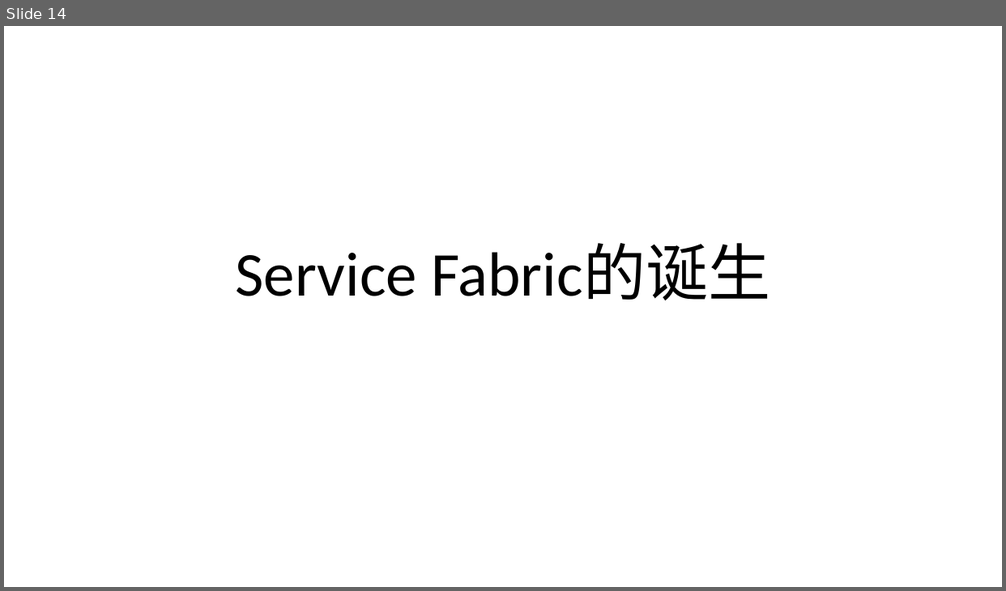
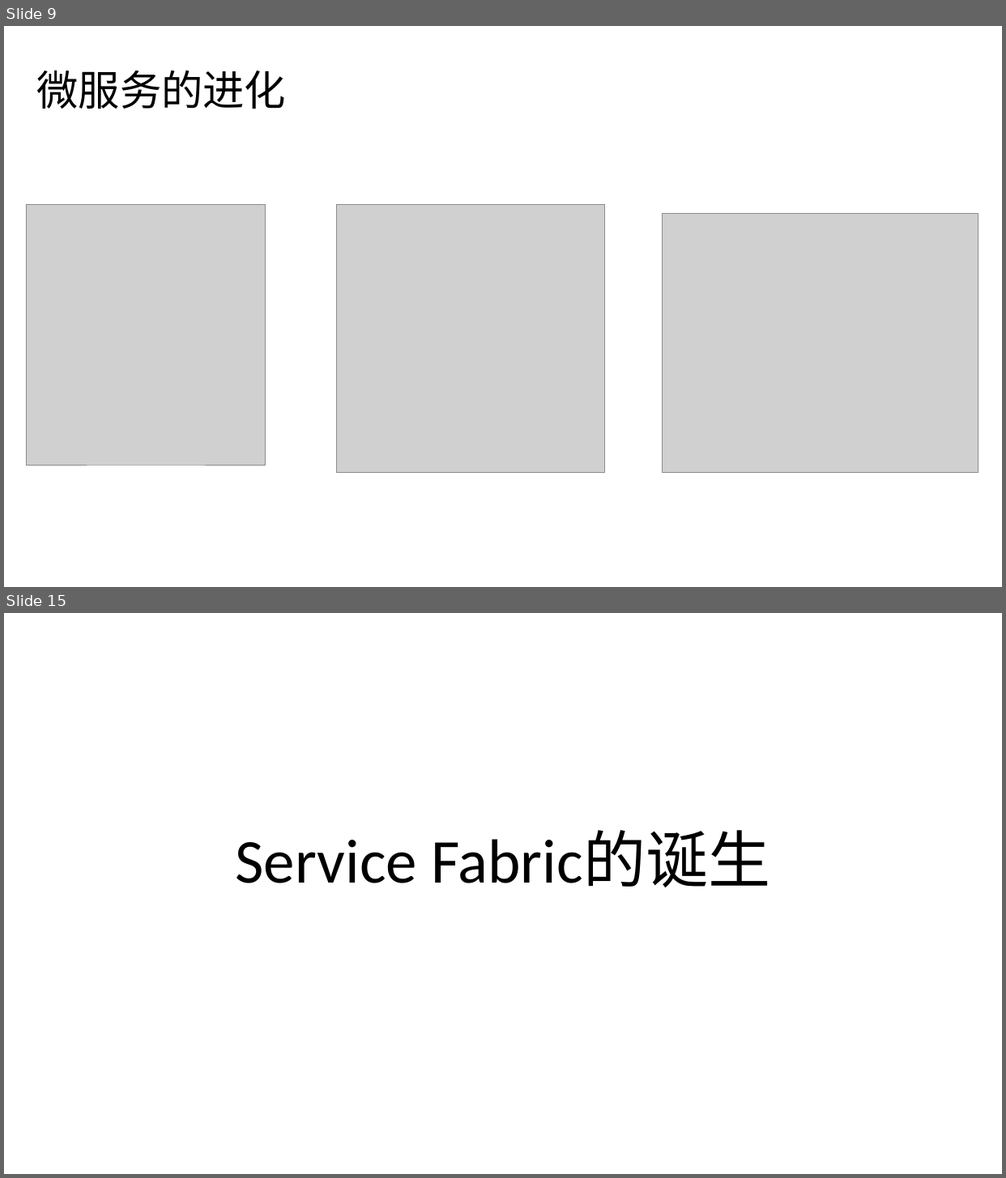
Before and after one commit to FredJiangFei/MyDocuments, a slide deck: 工作/Service Fabric/Service Fabric.pptx. Shown one above the other, each under a label of ours: slide 14 before the commit, slides 9 and 15 after it; the slides between them are not shown. The pictures are 1006x591 and 1006x1178 pixels, drawn with LibreOffice and Linux fonts; fonts in the diff are those of the drawing; grey boxes stand for pictures. Boxes give left, top, right and bottom in pixels: in the first picture for what was removed or moved away, otherwise in the second. Text is boxed around its words. In the diff, an @@ line names an element or a change of style, - is before the commit and + after.

```diff
--- a/工作/Service Fabric/Service Fabric.pptx
+++ b/工作/Service Fabric/Service Fabric.pptx
@@ slide 9 added at bbox=[4, 26, 1002, 587], background #FFFFFF @@
@@ title added at bbox=[37, 71, 287, 109], 40 pt, text #000000 @@
+微服务的进化
@@ picture added at bbox=[27, 205, 266, 466] @@
@@ picture added at bbox=[336, 205, 605, 473] @@
@@ picture added at bbox=[662, 214, 978, 473] @@
@@ what was slide 14 is now slide 15 @@
```
Also in this commit, not shown: 6 slides changed, 6 other slides added, 6 slides removed.
